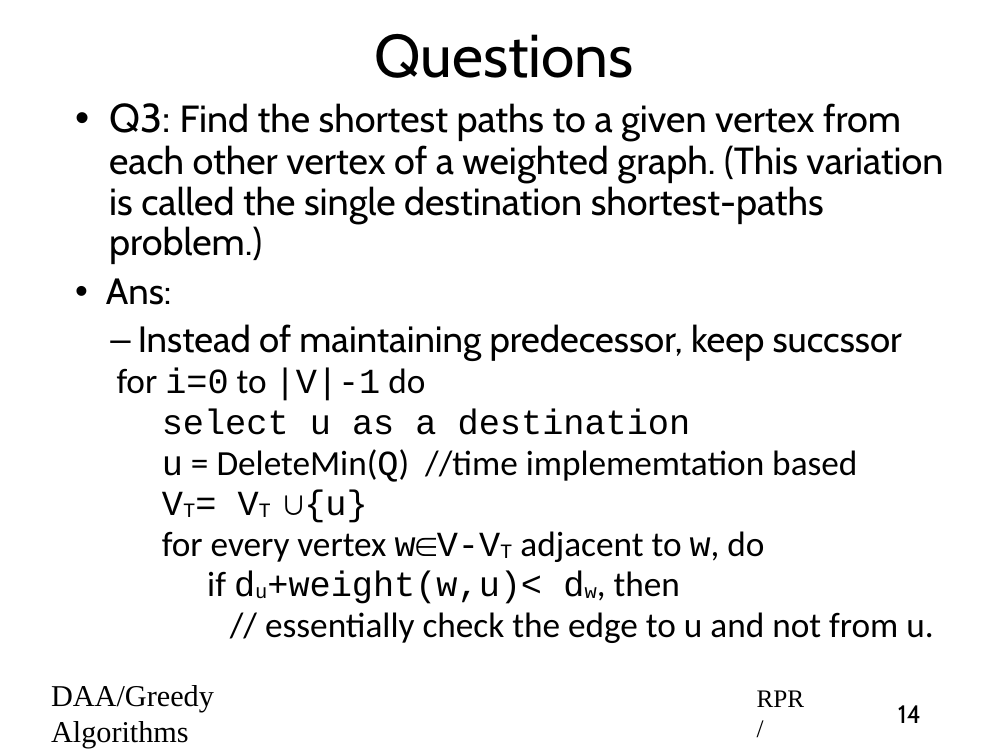
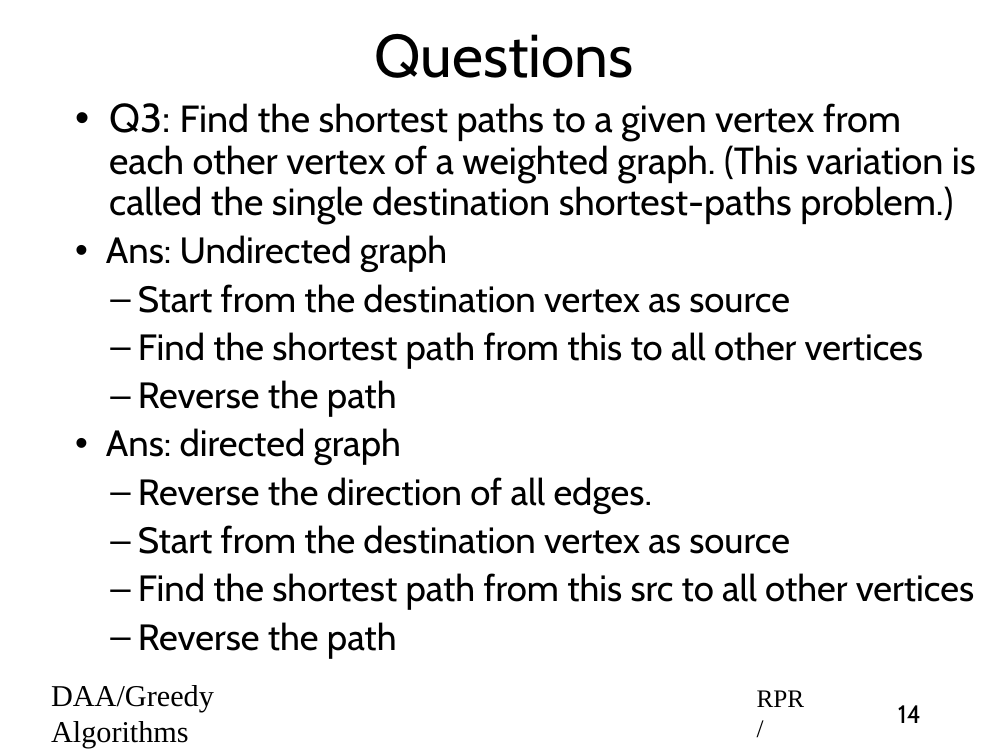
Before and after one commit to rprustagi/2019-17CS43-DAA, a slide deck: slide 14 of Slides-RPR/2019-H1-DAA-L26-Greedy-Algo-SSSP-Dijkstra.pptx. Drawn at 1008x756 pixels with LibreOffice and Linux fonts; fonts in the diff are those of the drawing. Boxes give left, top, right and bottom in pixels: in the first picture for what was removed or moved away, otherwise in the second. Text is boxed around its words. In the diff, an @@ line names an element or a change of style, - is before the commit and + after.

```diff
--- a/Slides-RPR/2019-H1-DAA-L26-Greedy-Algo-SSSP-Dijkstra.pptx
+++ b/Slides-RPR/2019-H1-DAA-L26-Greedy-Algo-SSSP-Dijkstra.pptx
@@ text at (106, 235, 974, 658): text changed; size 28 to 29 pt; font Calibri to Cabin @@
-• Ans:
-  – Instead of maintaining predecessor, keep succssor
-    for i=0 to |V|-1 do
-        select u as a destination
-        u = DeleteMin(Q) //time implememtation based
-        VT= VT ∪{u}
-        for every vertex w∈V-VT adjacent to w, do
-            if du+weight(w,u)< dw, then
-              // essentially check the edge to u and not from u.
+• Ans: Undirected graph
+  – Start from the destination vertex as source
+  – Find the shortest path from this to all other vertices
+  – Reverse the path
+• Ans: directed graph
+  – Reverse the direction of all edges.
+  – Start from the destination vertex as source
+  – Find the shortest path from this src to all other vertices
+  – Reverse the path
```
Also in this commit, not shown: 2 other files.
